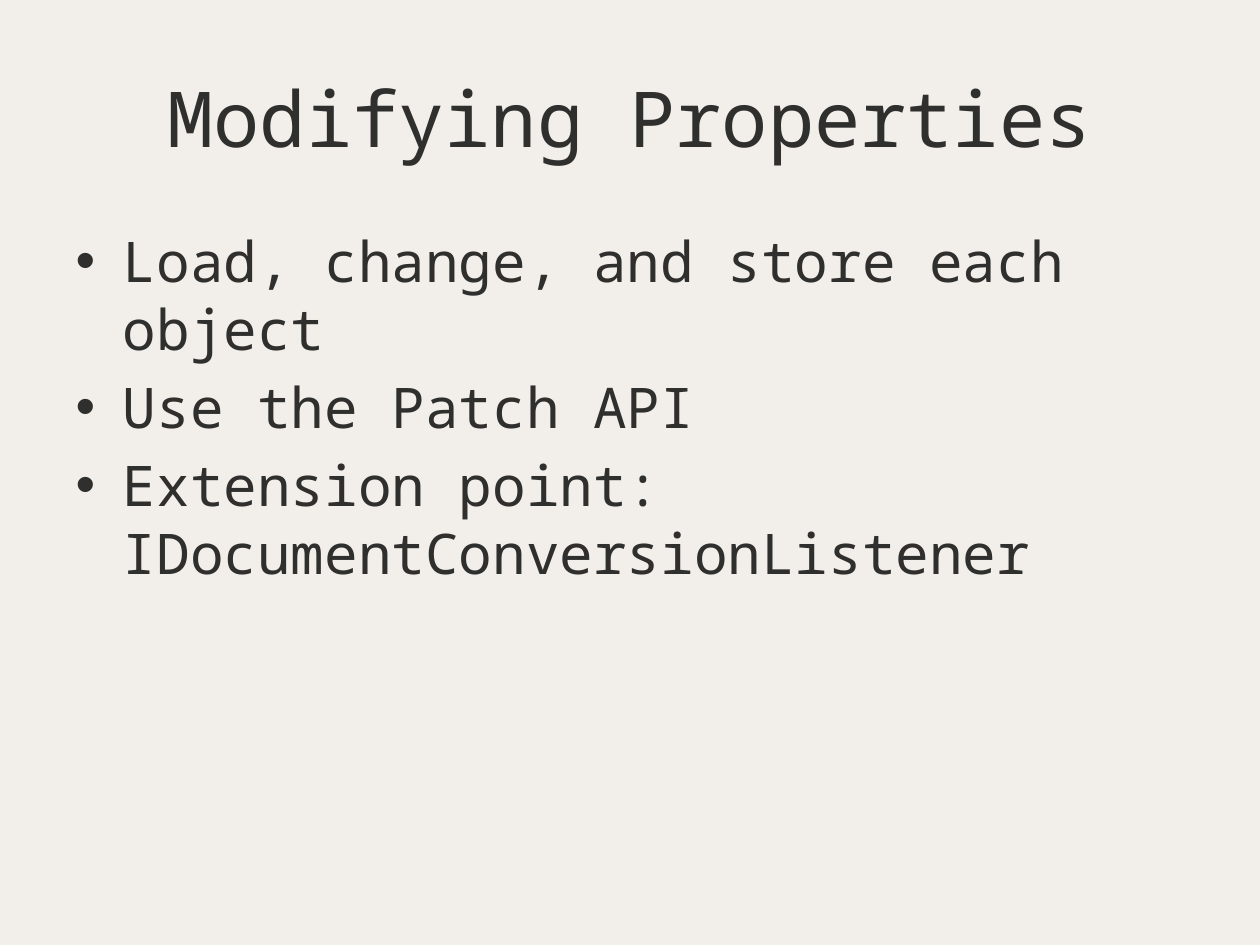
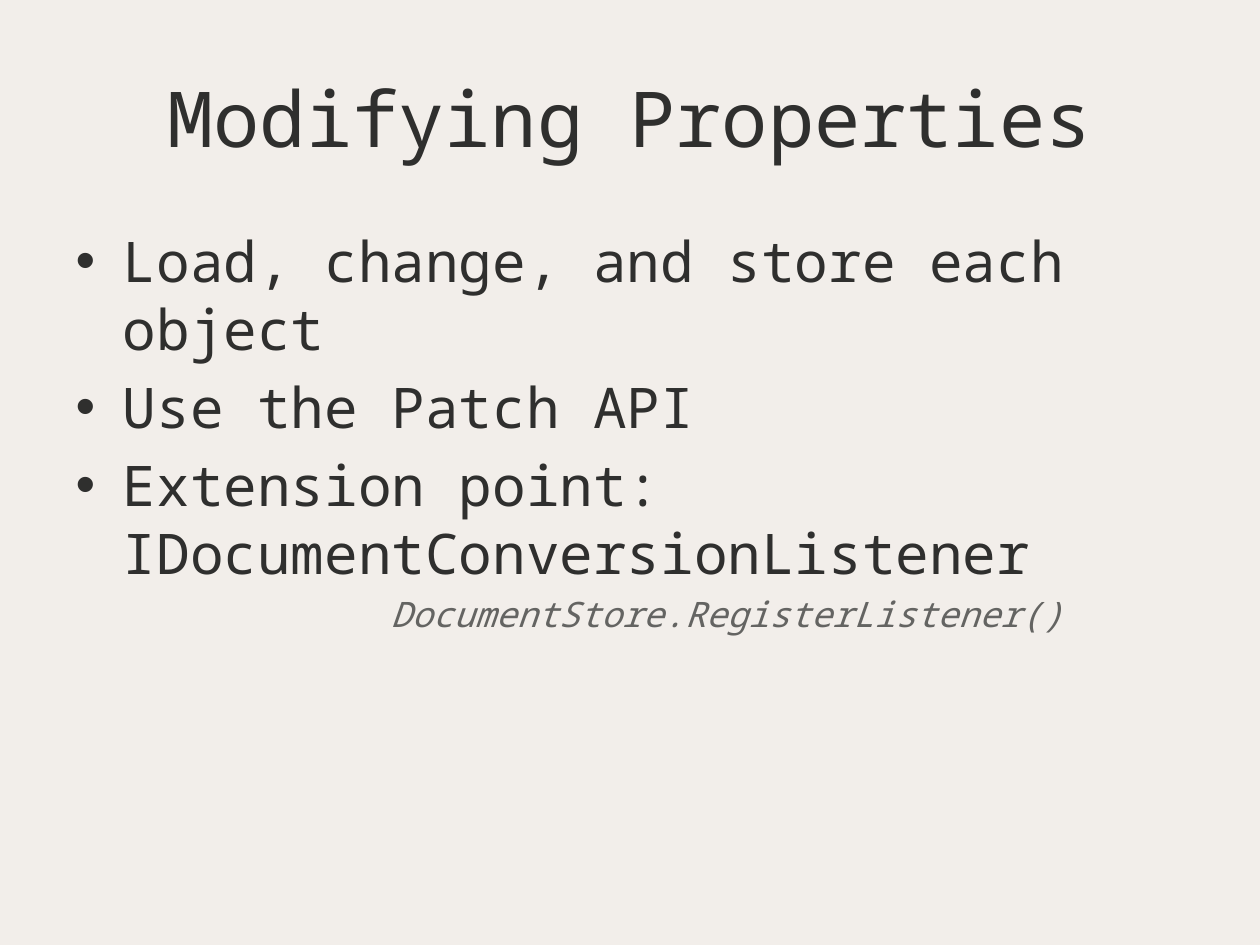
Before and after one commit to ondrejbalas/talks-ravendb-intro, a slide deck: slide 49 of Geting started with No SQL using RavenDB.pptx (slide 45 before the commit). Drawn at 1260x945 pixels with LibreOffice and Linux fonts; fonts in the diff are those of the drawing. Boxes give left, top, right and bottom in pixels: in the first picture for what was removed or moved away, otherwise in the second. Text is boxed around its words. In the diff, an @@ line names an element or a change of style, - is before the commit and + after.

```diff
--- a/Geting started with No SQL using RavenDB.pptx
+++ b/Geting started with No SQL using RavenDB.pptx
@@ text at box(391, 600, 1064, 636): paragraph added @@
+  DocumentStore.RegisterListener()
```
Also in this commit, not shown: 3 other slides changed, 4 slides added, 18 other files.
